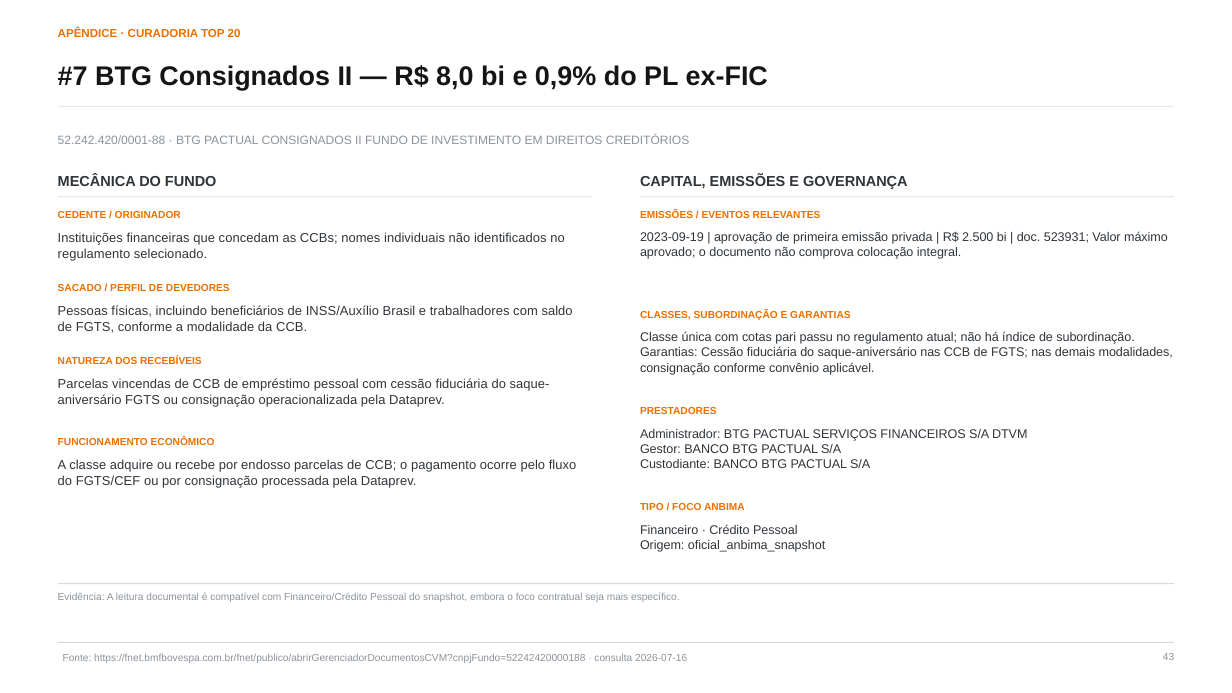
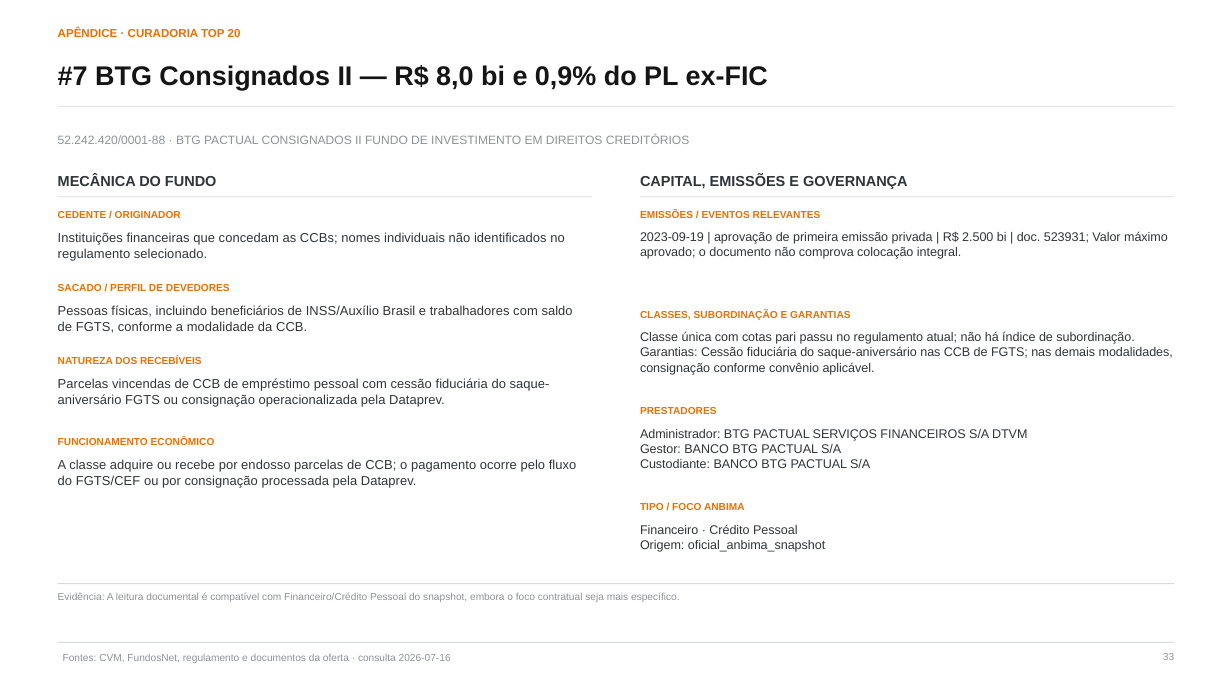
Before and after one commit to abalroar/fidc, a slide deck: slide 33 of data/industry_study/generated_revision/industry_executive_revised.pptx (slide 43 before the commit). Drawn at 1232x693 pixels with LibreOffice and Linux fonts; fonts in the diff are those of the drawing. Boxes give left, top, right and bottom in pixels: in the first picture for what was removed or moved away, otherwise in the second. Text is boxed around its words. In the diff, an @@ line names an element or a change of style, - is before the commit and + after.

```diff
--- a/data/industry_study/generated_revision/industry_executive_revised.pptx
+++ b/data/industry_study/generated_revision/industry_executive_revised.pptx
@@ text at box(63, 654, 451, 663): text changed @@
-Fonte: https://fnet.bmfbovespa.com.br/fnet/publico/abrirGerenciadorDocumentosCVM?cnpjFundo=52242420000188 · consulta 2026-07-16
+Fontes: CVM, FundosNet, regulamento e documentos da oferta · consulta 2026-07-16
@@ text at box(1163, 653, 1174, 660): text changed @@
-43
+33
```
Also in this commit, not shown: 42 other slides changed, 4 slides removed, 22 other files.
